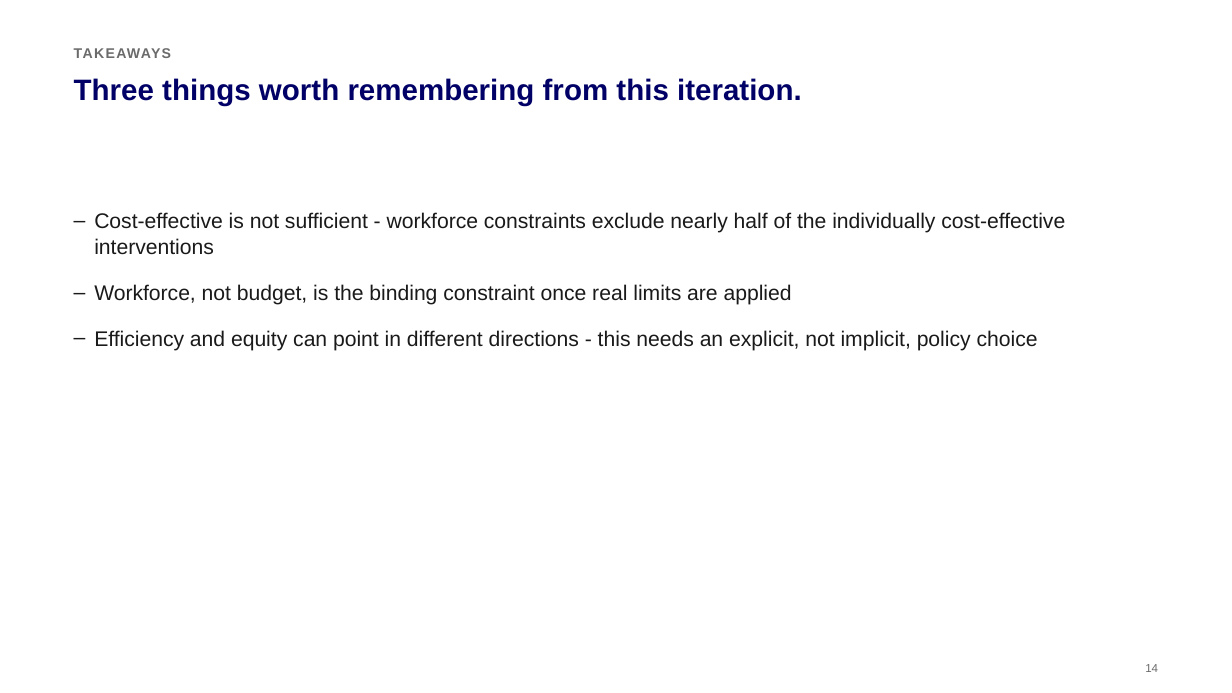
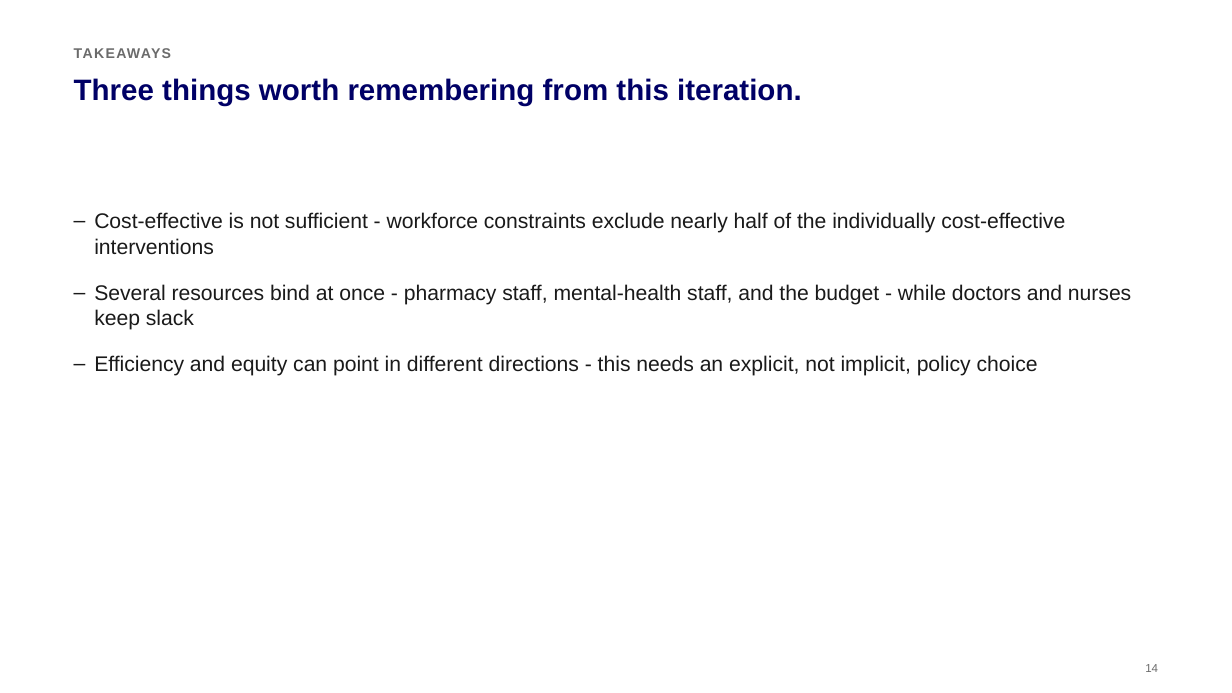
Before and after one commit to guetswilfriedr-ops/HBP_Senegal_R, a slide deck: slide 14 of reports/Defining_Health_Benefits_Package_in_Senegal_Presentation_v3.pptx. Drawn at 1232x693 pixels with LibreOffice and Linux fonts; fonts in the diff are those of the drawing. Boxes give left, top, right and bottom in pixels: in the first picture for what was removed or moved away, otherwise in the second. Text is boxed around its words. In the diff, an @@ line names an element or a change of style, - is before the commit and + after.

```diff
--- a/reports/Defining_Health_Benefits_Package_in_Senegal_Presentation_v3.pptx
+++ b/reports/Defining_Health_Benefits_Package_in_Senegal_Presentation_v3.pptx
@@ text at (x1=94, y1=284, x2=1131, y2=330): text changed @@
-– Workforce, not budget, is the binding constraint once real limits are applied
+– Several resources bind at once - pharmacy staff, mental-health staff, and the budget - while doctors and nurses keep slack
```
Also in this commit, not shown: 1 other slide changed.
